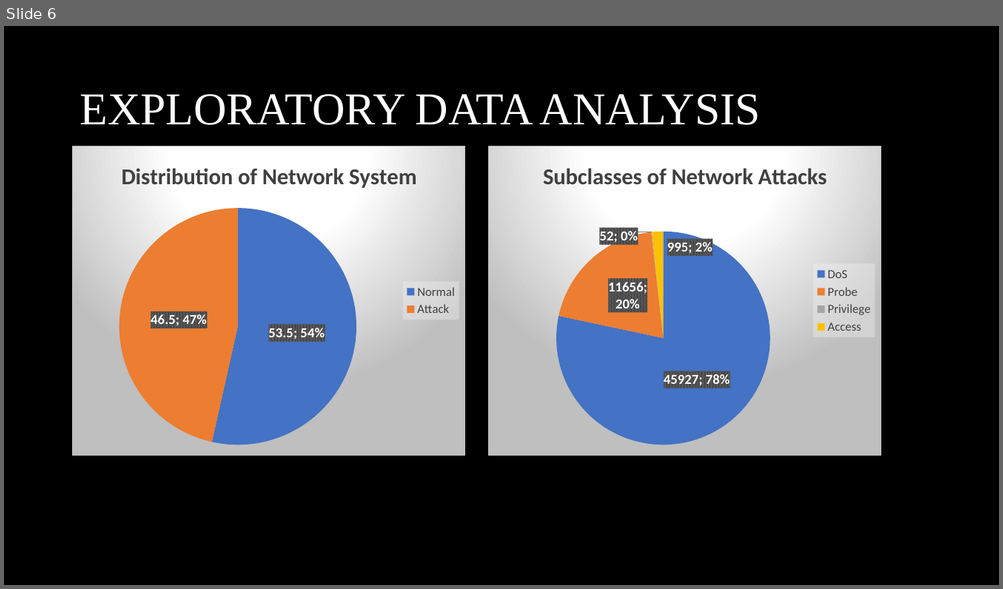
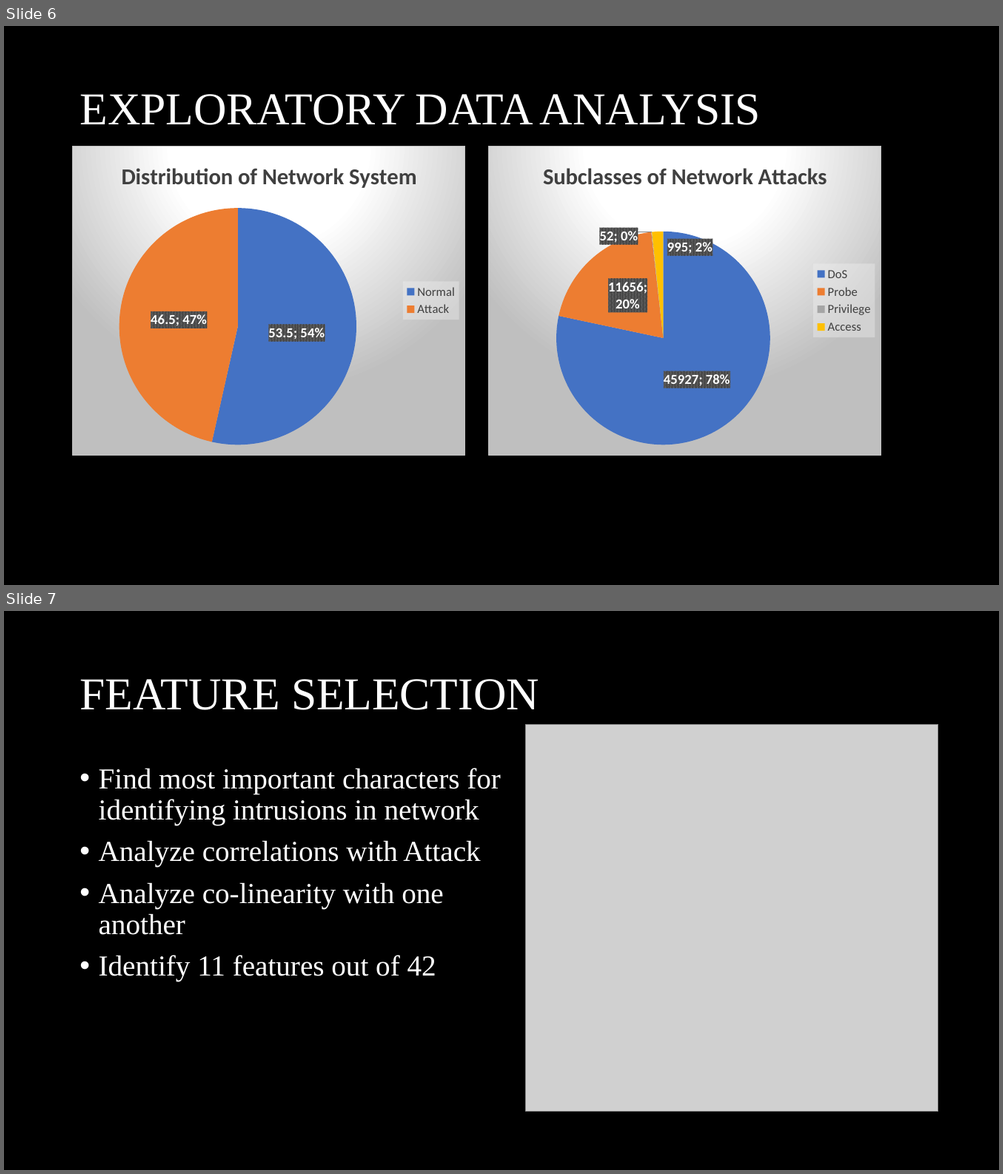
Before and after one commit to rojinadeuja/NSL-KDD-Network-Security, a slide deck: NSL_KDD_Network_Security_Analysis.pptx. Shown one above the other, each under a label of ours: slide 6 before the commit, slides 6 and 7 after it. The pictures are 1003x589 and 1003x1174 pixels, drawn with LibreOffice and Linux fonts; fonts in the diff are those of the drawing; grey boxes stand for pictures. Boxes give left, top, right and bottom in pixels: in the first picture for what was removed or moved away, otherwise in the second. Text is boxed around its words. In the diff, an @@ line names an element or a change of style, - is before the commit and + after.

Commit message:
Add feature selection

```diff
--- a/NSL_KDD_Network_Security_Analysis.pptx
+++ b/NSL_KDD_Network_Security_Analysis.pptx
@@ slide 7 added at bbox=[4, 611, 999, 1170], background #000000 @@
@@ title added at bbox=[79, 679, 539, 710], 44 pt, text #FFFFFF @@
+FEATURE SELECTION
@@ picture added at bbox=[526, 724, 938, 1112] @@
@@ text added at bbox=[99, 768, 501, 982], 28 pt, text #FFFFFF @@
+• Find most important characters for identifying intrusions in network
+• Analyze correlations with Attack
+• Analyze co-linearity with one another
+• Identify 11 features out of 42
```
Also in this commit, not shown: 2 slides changed.
